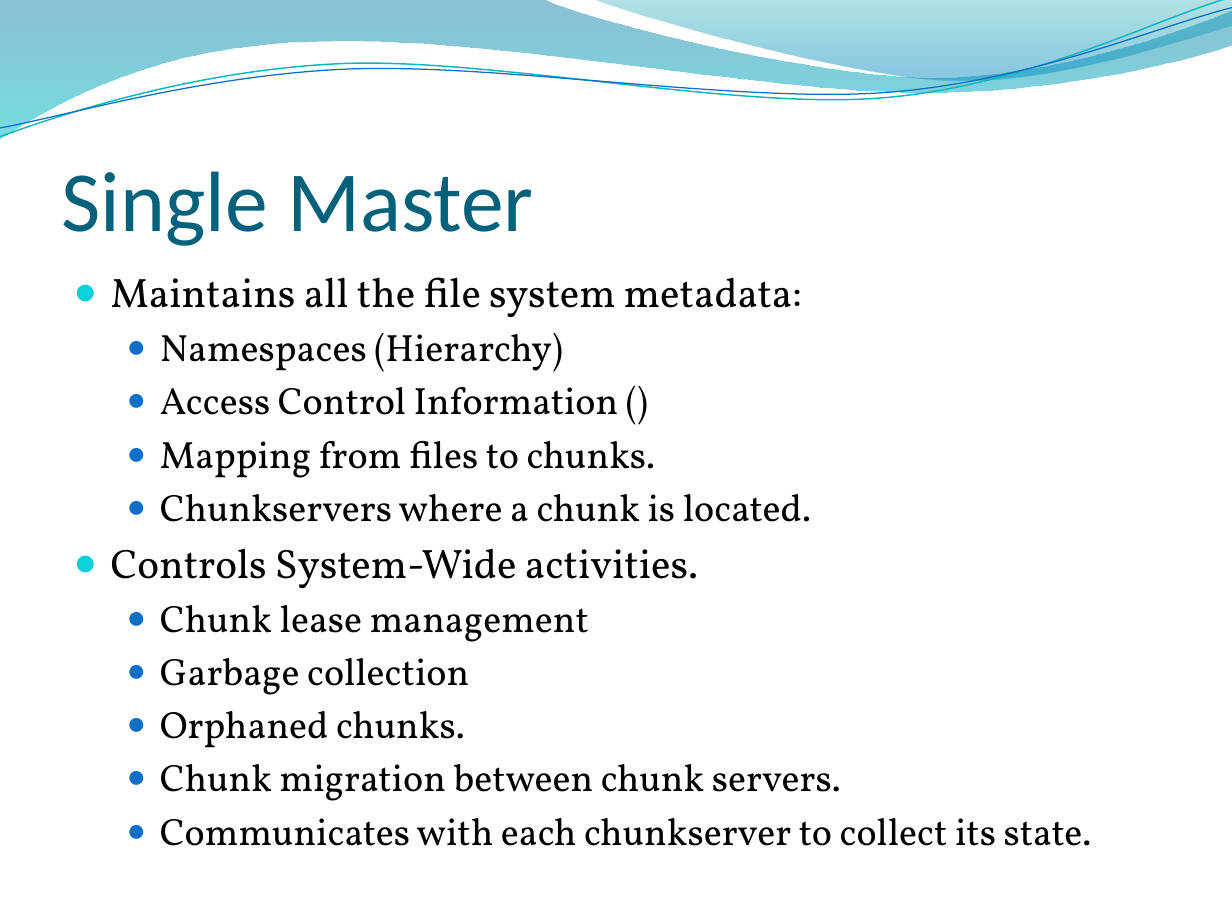
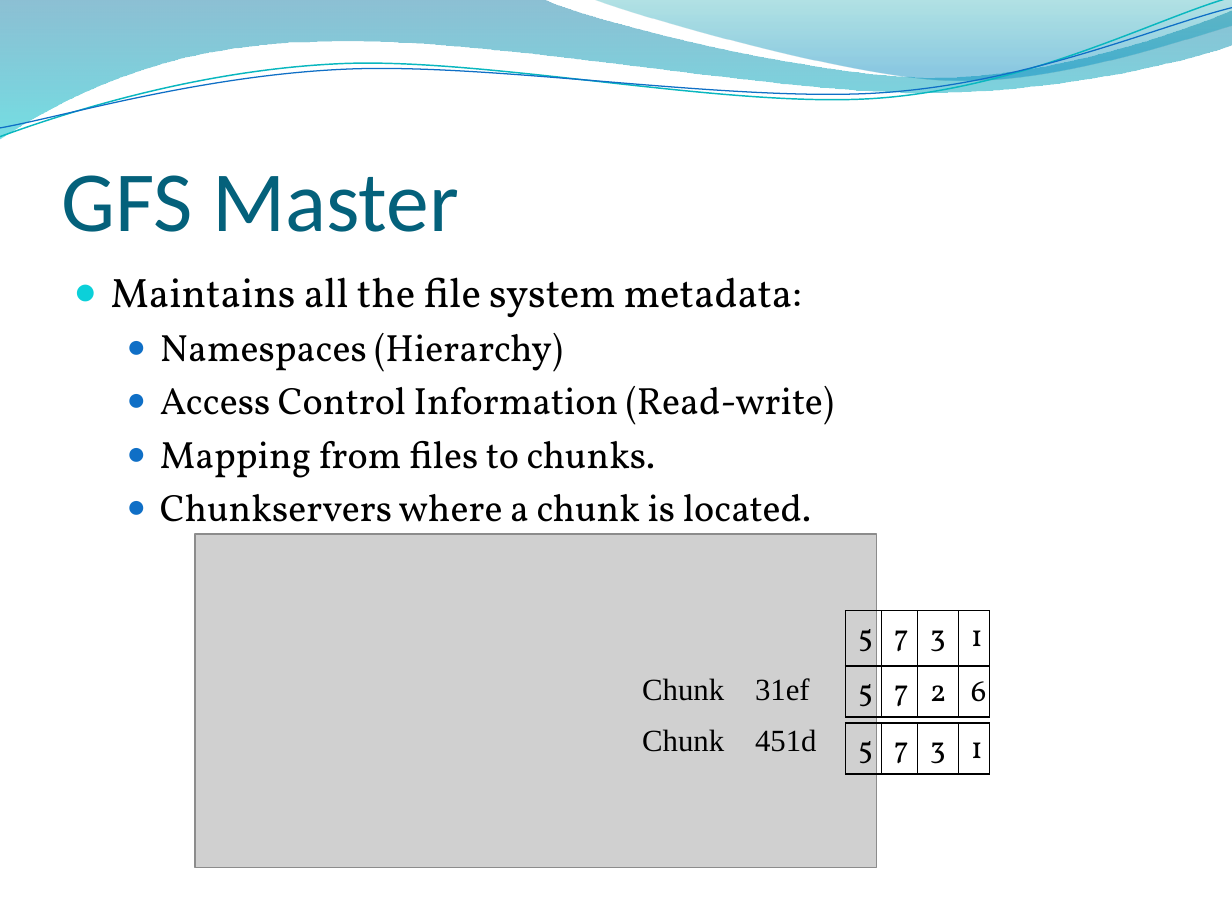
Before and after one commit to edvelezg/unb-os, a slide deck: slide 13 of google-fs/google-fs.pptx (slide 9 before the commit). Drawn at 1232x924 pixels with LibreOffice and Linux fonts; fonts in the diff are those of the drawing; grey boxes stand for pictures; background and template pictures are left out. Boxes give left, top, right and bottom in pixels: in the first picture for what was removed or moved away, otherwise in the second. Text is boxed around its words. In the diff, an @@ line names an element or a change of style, - is before the commit and + after.

```diff
--- a/google-fs/google-fs.pptx
+++ b/google-fs/google-fs.pptx
@@ title at <box>62,175,459,232</box>: text changed @@
-Single Master
+GFS Master
@@ text at <box>160,386,834,425</box>: text changed @@
-  ● Access Control Information ()
+  ● Access Control Information (Read-write)
@@ picture added at <box>195,533,876,867</box> @@
@@ text at <box>111,548,1092,846</box>: paragraphs removed @@
-● Controls System-Wide activities.
-  ● Chunk lease management
-  ● Garbage collection
-  ● Orphaned chunks.
-  ● Chunk migration between chunk servers.
-  ● Communicates with each chunkserver to collect its state.
@@ table added at <box>845,611,988,663</box>, 1 rows, 4 columns @@
+5 | 7 | 3 | 1
@@ text added at <box>642,678,810,701</box>, 18 pt, text #000000 @@
+Chunk 31ef
@@ table added at <box>845,665,988,717</box>, 1 rows, 4 columns @@
+5 | 7 | 2 | 6
@@ text added at <box>642,729,817,752</box>, 18 pt, text #000000 @@
+Chunk 451d
@@ table added at <box>845,723,988,775</box>, 1 rows, 4 columns @@
+5 | 7 | 3 | 1
```
Also in this commit, not shown: 9 other slides changed, 13 slides added, 1 slide removed.
